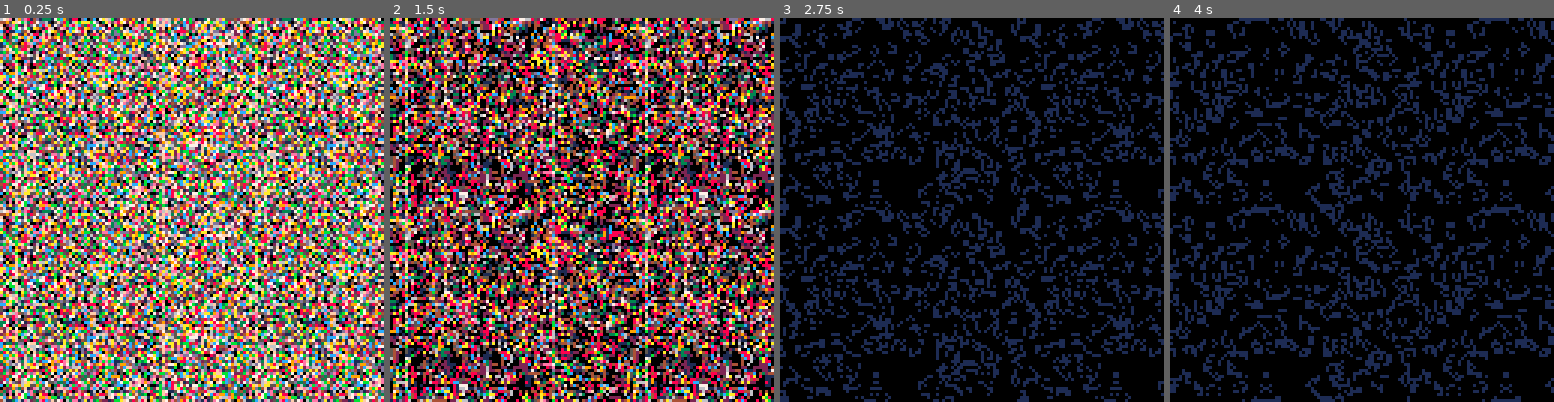
Above: before the commit, frames 1-4 (left to right).
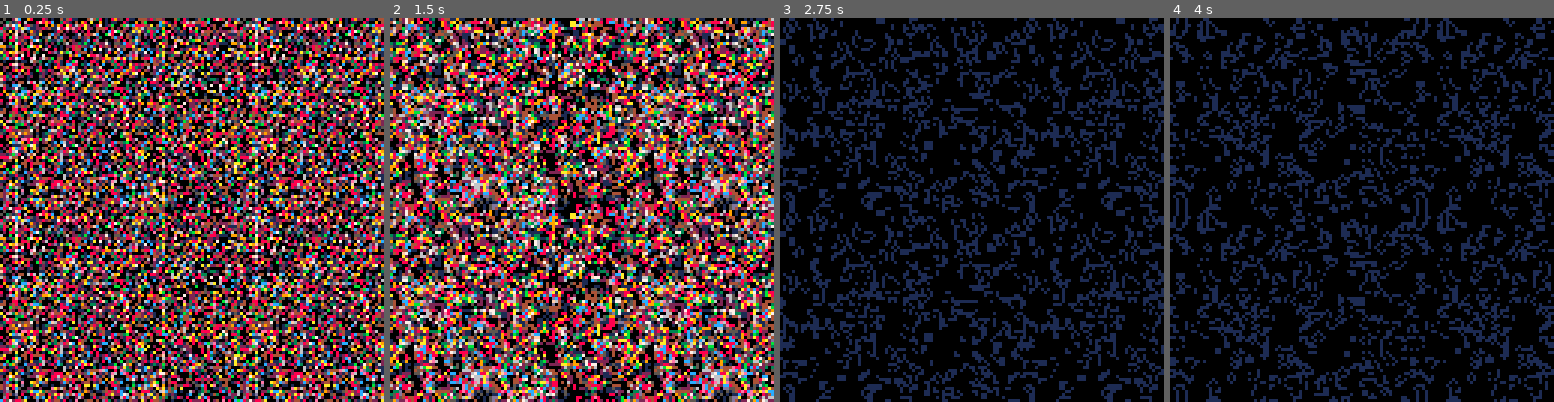
Above: after the commit, the same moments.

Repository: erwinbonsma/PicoGarden
Game: PICO-8 cartridge picogarden.p8
Same seed, same stepped clock (60 frames per second), same inputs: the game is played once before the commit and once after it.
Inputs:
- Up to frame 1 (0.25 s): no input
- Up to frame 2 (1.5 s): tap X (X key) at 0.33, 1.07 s; tap O (Z key) at 0.7 s
- Up to frame 3 (2.75 s): hold Right 1.6-2.1 s; tap O (Z key) at 1.7, 2.1, 2.5 s; tap X (X key) at 1.85 s; hold Up 2.15-2.42 s; hold Right from 2.47 s (still down)
- Up to frame 4 (4 s): tap O (Z key) at 2.9, 3.3, 3.7 s; tap X (X key) at 2.97 s; release Right at 3.03 s; hold Left 3.08-3.58 s; hold Down 3.63-3.97 s

The runs differ from the first frame. In frame 1, 94% of the frame differs, in the area x 0-100%, y 0-100%; in frame 2, 88%; in frame 3, 36%; in frame 4, 36%.

Commit message:
Make initial garden more sparse

Diff:
--- a/picogarden.p8
+++ b/picogarden.p8
@@ -107,7 +107,9 @@
  local a=self.a0
  local n=self.h*self.upr*4
  for i=1,n do
-  poke(a,flr(rnd(256)))
+  poke(a,
+   flr(rnd(256))&flr(rnd(256))
+  )
   a+=1
  end
 end
